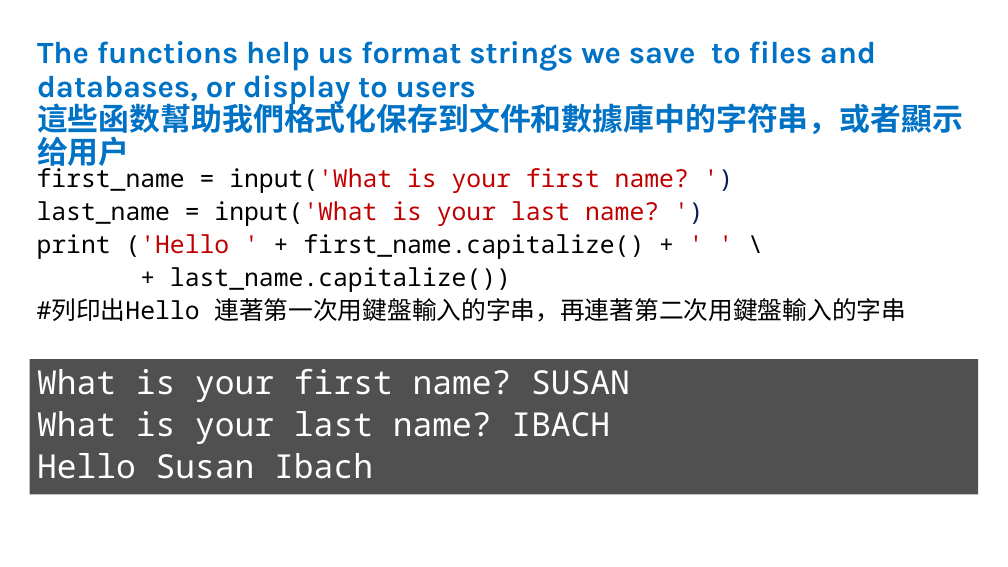
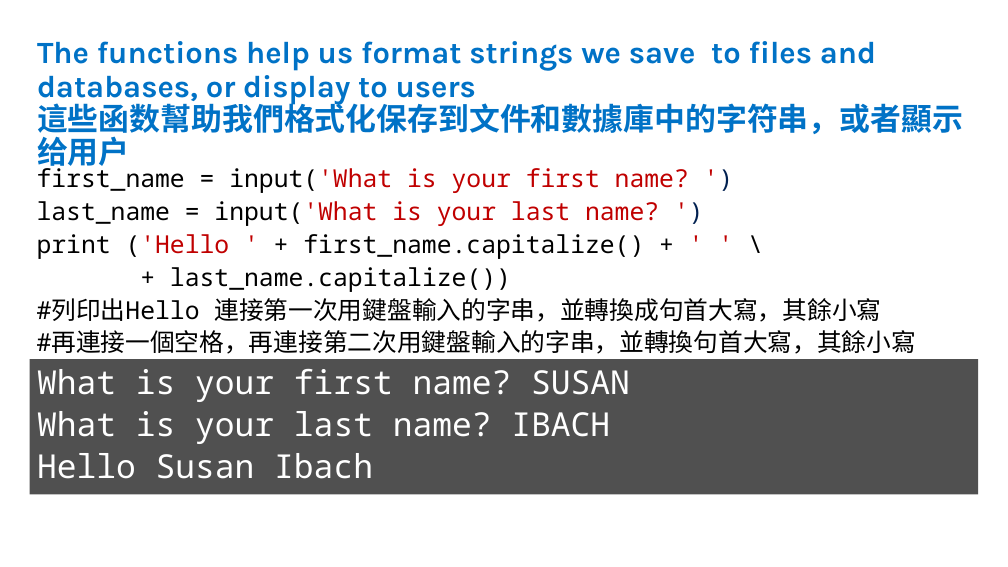
Before and after one commit to iE019/CS4high_4080E019, a slide deck: slide 5 of myex/作業4 - StringVariables.pptx. Drawn at 1008x567 pixels with LibreOffice and Linux fonts; fonts in the diff are those of the drawing. Boxes give left, top, right and bottom in pixels: in the first picture for what was removed or moved away, otherwise in the second. Text is boxed around its words. In the diff, an @@ line names an element or a change of style, - is before the commit and + after.

```diff
--- a/myex/作業4 - StringVariables.pptx
+++ b/myex/作業4 - StringVariables.pptx
@@ text at [37, 298, 917, 354]: text changed @@
-#列印出Hello 連著第一次用鍵盤輸入的字串，再連著第二次用鍵盤輸入的字串
+#列印出Hello 連接第一次用鍵盤輸入的字串，並轉換成句首大寫，其餘小寫
+#再連接一個空格，再連接第二次用鍵盤輸入的字串，並轉換句首大寫，其餘小寫
```
Also in this commit, not shown: 3 other slides changed.
